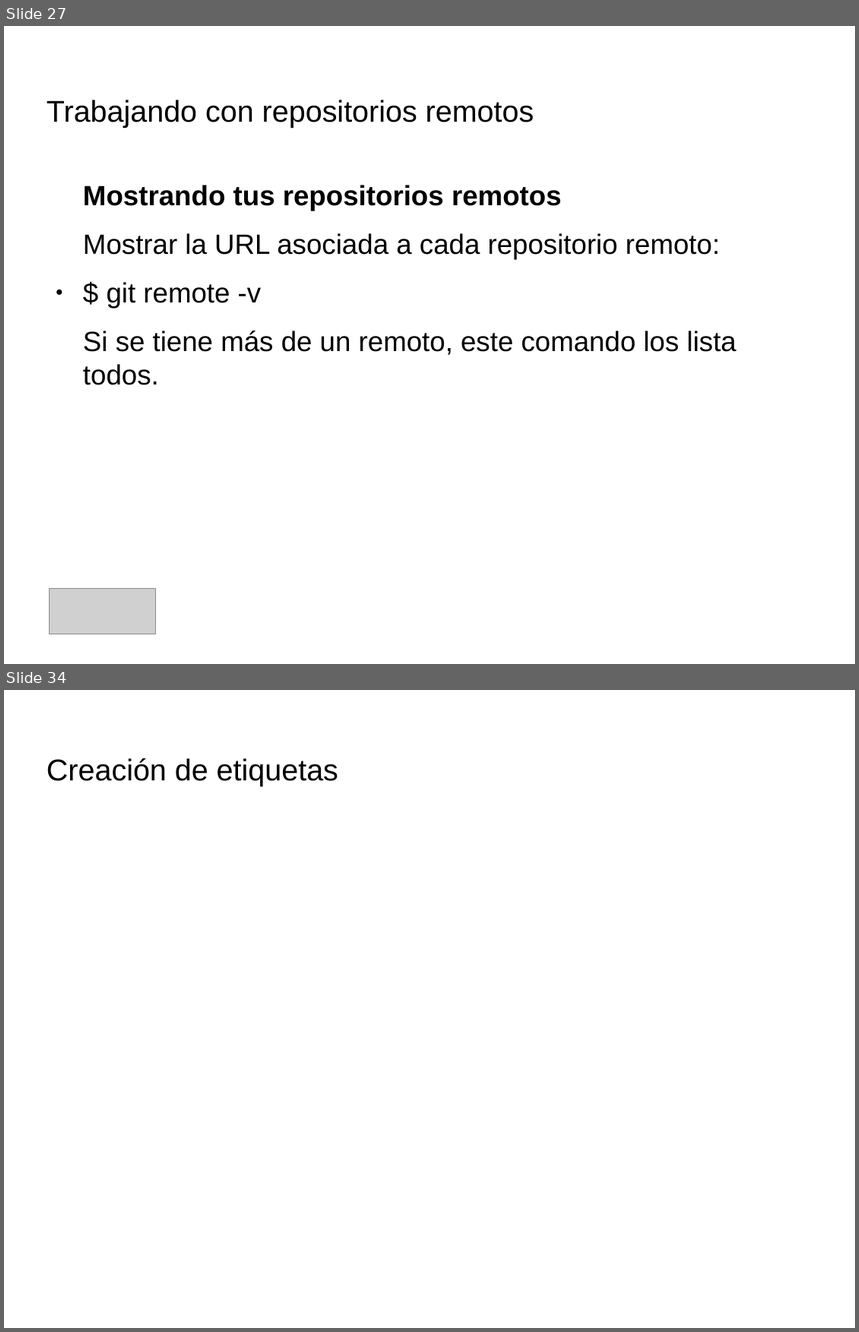
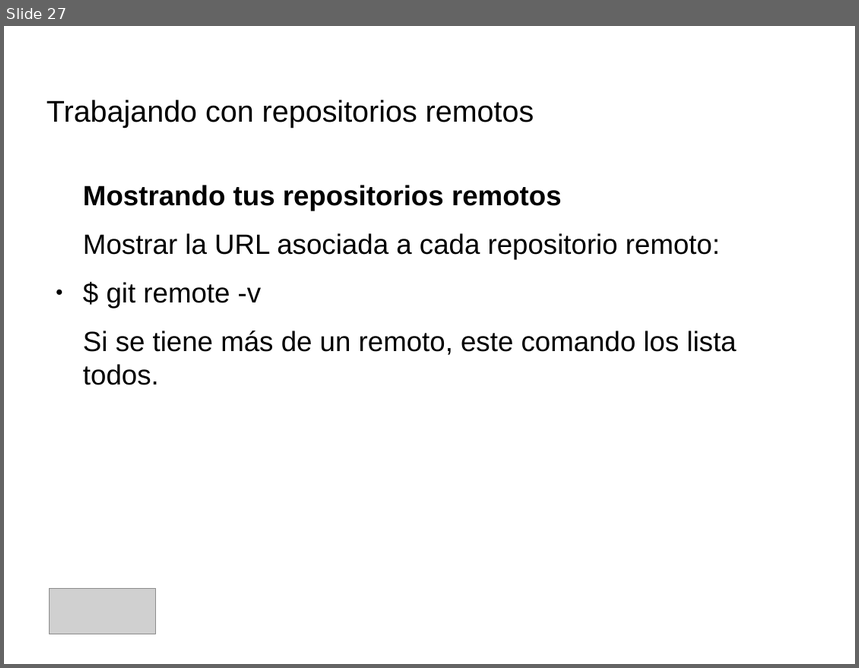
Before and after one commit to IllanPedro/Hardware, a slide deck: CursoGIT,GITHUB,SOURCETREE/Precentacion_Git.odp. Shown one above the other, each under a label of ours: slides 27 and 34 before the commit, slide 27 after it; the slides between them are not shown. The pictures are 859x1332 and 859x668 pixels, drawn with LibreOffice and Linux fonts; fonts in the diff are those of the drawing; grey boxes stand for pictures; background and template pictures are left out. Boxes give left, top, right and bottom in pixels: in the first picture for what was removed or moved away, otherwise in the second. Text is boxed around its words. In the diff, an @@ line names an element or a change of style, - is before the commit and + after.

```diff
--- a/CursoGIT,GITHUB,SOURCETREE/Precentacion_Git.odp
+++ b/CursoGIT,GITHUB,SOURCETREE/Precentacion_Git.odp
@@ slide 34 removed at box(4, 690, 855, 1328), background picture (left out) @@
@@ title removed at box(47, 758, 338, 787) @@
-Creación de etiquetas
```
Also in this commit, not shown: 7 slides changed, 11 slides added, 1 other file.
